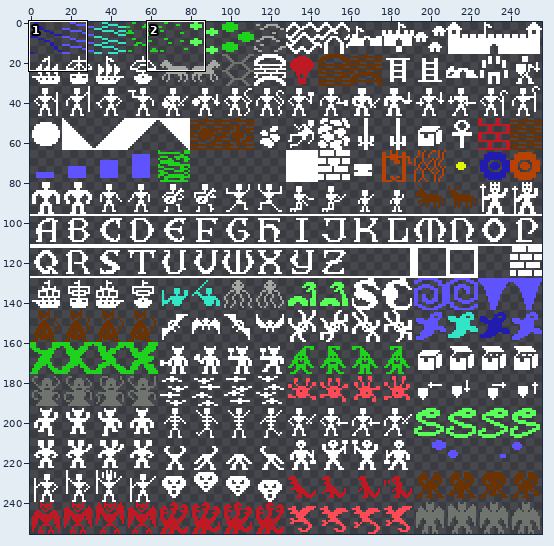
A sprite sheet gets an edit: src/bin/images/tileset.png. The first picture is a wide view before the edit; the outline marks the close-up.
Close-up. Earlier state:
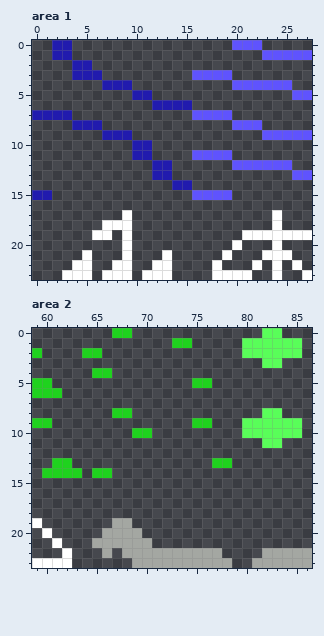
The file is 256x256 pixels. Shown: area 1: x 0..27, y 0..23; area 2: x 59..86, y 0..23.
After the commit:
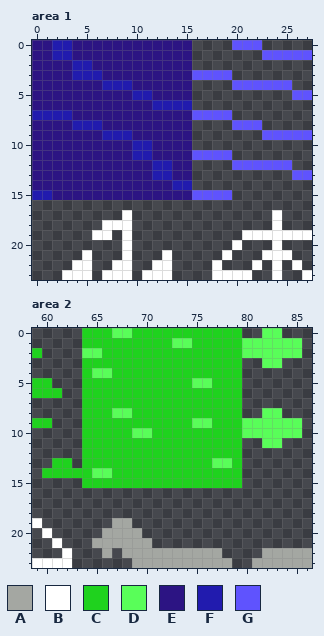
Palette (. is transparent): A #a4a7a2  B #ffffff  C #1fd21e  D #59fe59  E #2c1483  F #211bae  G #5f53fe
Changes in this commit:
Area 1:
y 0..1: x 0..1 .. -> EE; x 4..15 ............ -> EEEEEEEEEEEE
y 2: x 0..3 .... -> EEEE; x 6..15 .......... -> EEEEEEEEEE
y 3: x 0..3 .... -> EEEE; x 7..15 ......... -> EEEEEEEEE
y 4: x 0..6 ....... -> EEEEEEE; x 10..15 ...... -> EEEEEE
y 5: x 0..9 .......... -> EEEEEEEEEE; x 12..15 .... -> EEEE
y 6: x 0..11 ............ -> EEEEEEEEEEEE
y 7: x 4..15 ............ -> EEEEEEEEEEEE
y 8: x 0..3 .... -> EEEE; x 7..15 ......... -> EEEEEEEEE
y 9: x 0..6 ....... -> EEEEEEE; x 10..15 ...... -> EEEEEE
y 10..11: x 0..9 .......... -> EEEEEEEEEE; x 12..15 .... -> EEEE
y 12..13: x 0..11 ............ -> EEEEEEEEEEEE; x 14..15 .. -> EE
y 14: x 0..13 .............. -> EEEEEEEEEEEEEE
y 15: x 2..15 .............. -> EEEEEEEEEEEEEE
Area 2:
y 0: x 64..79 ...CC........... -> CCCDDCCCCCCCCCCC
y 1: x 64..79 .........CC..... -> CCCCCCCCCDDCCCCC
y 2: x 64..79 CC.............. -> DDCCCCCCCCCCCCCC
y 3: x 64..79 ................ -> CCCCCCCCCCCCCCCC
y 4: x 64..79 .CC............. -> CDDCCCCCCCCCCCCC
y 5: x 64..79 ...........CC... -> CCCCCCCCCCCDDCCC
y 6..7: x 64..79 ................ -> CCCCCCCCCCCCCCCC
y 8: x 64..79 ...CC........... -> CCCDDCCCCCCCCCCC
y 9: x 64..79 ...........CC... -> CCCCCCCCCCCDDCCC
y 10: x 64..79 .....CC......... -> CCCCCDDCCCCCCCCC
y 11..12: x 64..79 ................ -> CCCCCCCCCCCCCCCC
y 13: x 64..79 .............CC. -> CCCCCCCCCCCCCDDC
y 14: x 64..79 .CC............. -> CDDCCCCCCCCCCCCC
y 15: x 64..79 ................ -> CCCCCCCCCCCCCCCC
